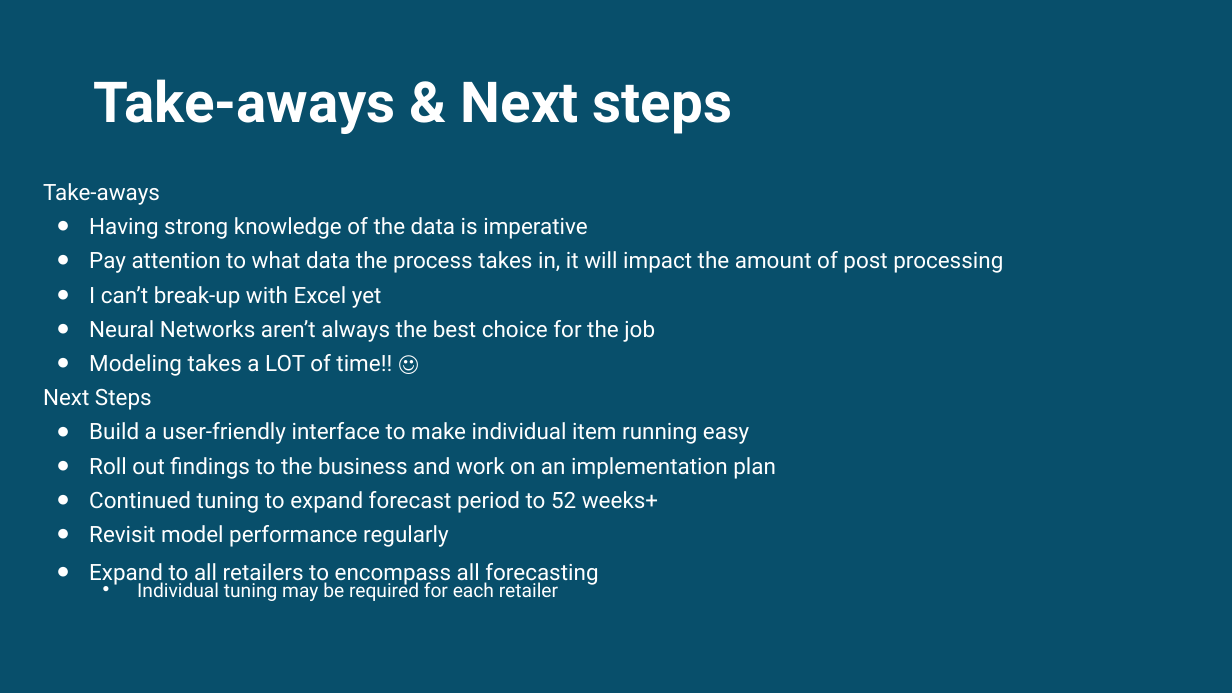
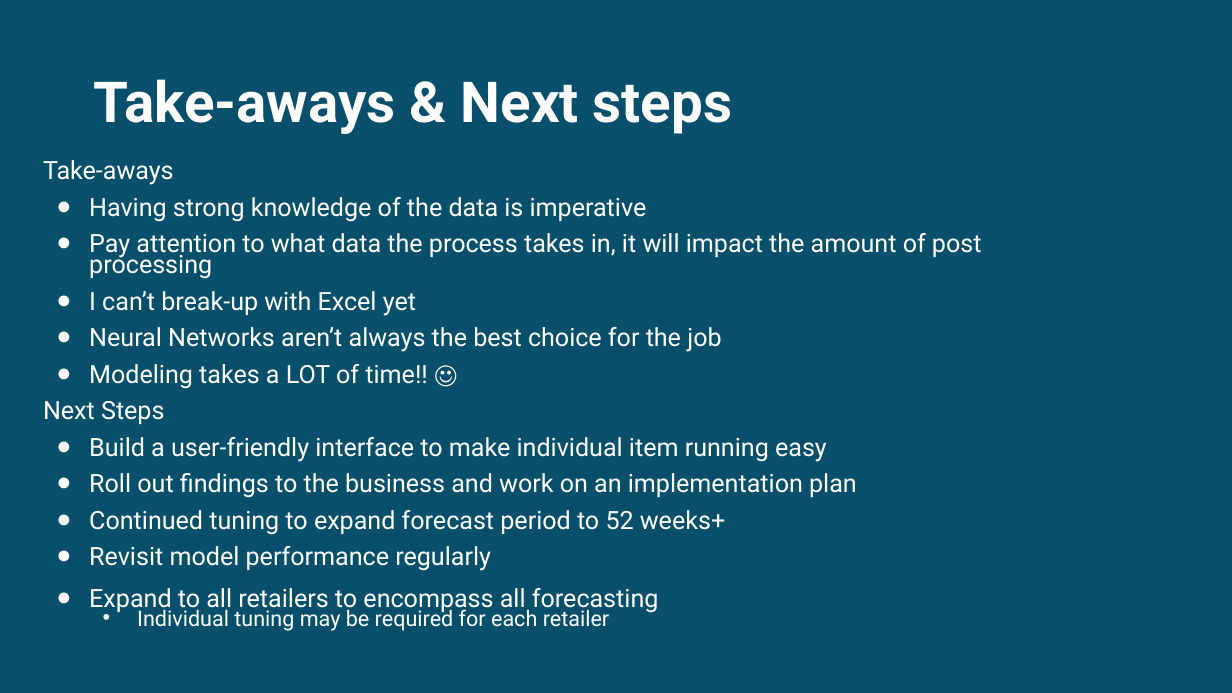
Before and after one commit to jstipe1/AI_Project_3, a slide deck: slide 10 of Forecasting_presentation.pptx. Drawn at 1232x693 pixels with LibreOffice and Linux fonts; fonts in the diff are those of the drawing. Boxes give left, top, right and bottom in pixels: in the first picture for what was removed or moved away, otherwise in the second. Text is boxed around its words. In the diff, an @@ line names an element or a change of style, - is before the commit and + after.

```diff
--- a/Forecasting_presentation.pptx
+++ b/Forecasting_presentation.pptx
@@ text "Take-aways": place and size @@
-text "Take-aways" at (43, 183, 1003, 601)
+text "Take-aways" at (43, 160, 982, 631)
@@ text "Take-aways" at (43, 160, 982, 631): size 17.5 to 19.6 pt; size 15 to 16.8 pt in "Individual tuning may be required for each ..." @@
```
Also in this commit, not shown: 7 other slides changed.
